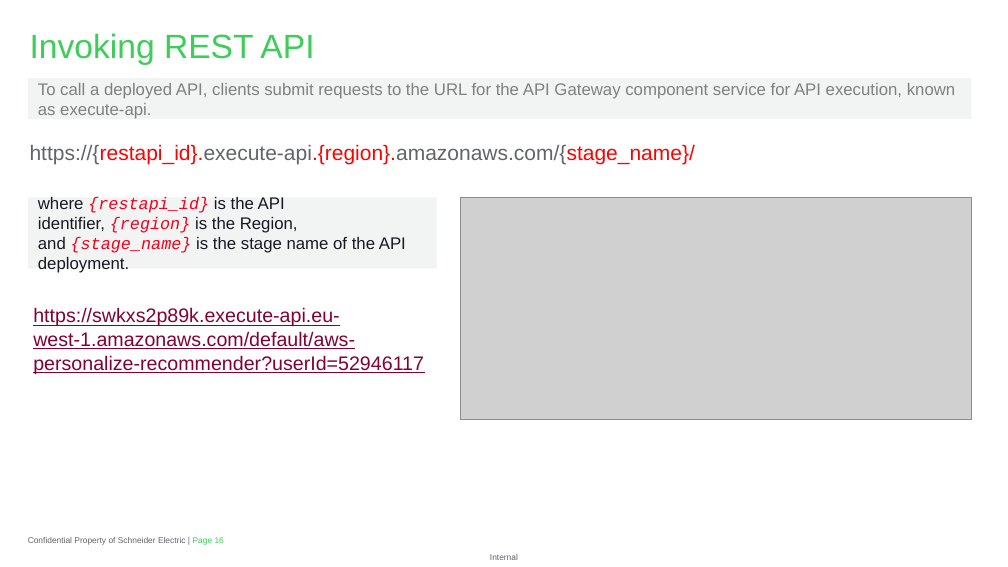
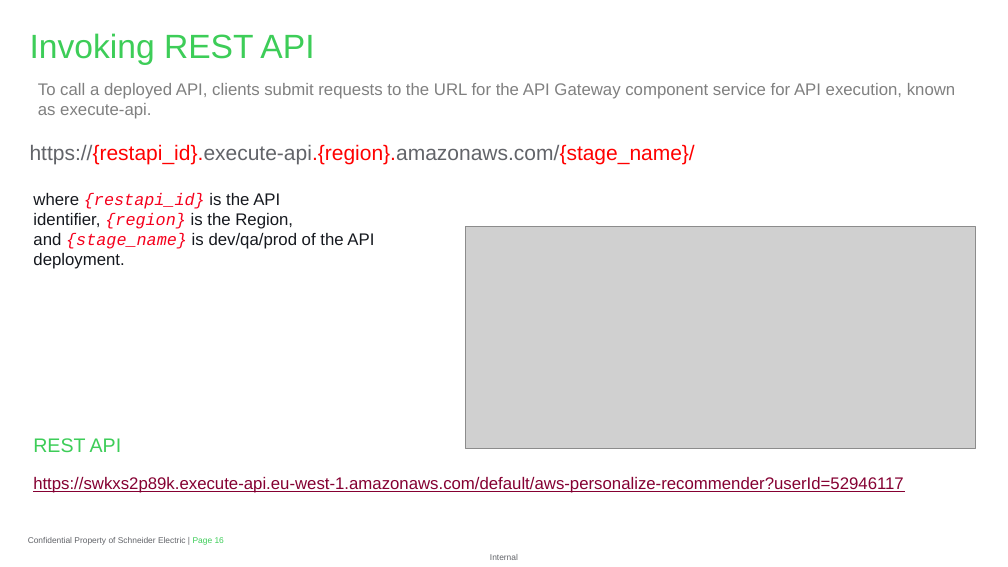
Before and after one commit to ghoshark/Recommender-API-AWS-Personalize, a slide deck: slide 16 of Recommender API with Amazon Personalize.pptx. Drawn at 1008x567 pixels with LibreOffice and Linux fonts; fonts in the diff are those of the drawing; grey boxes stand for pictures; background and template pictures are left out. Boxes give left, top, right and bottom in pixels: in the first picture for what was removed or moved away, otherwise in the second. Text is boxed around its words. In the diff, an @@ line names an element or a change of style, - is before the commit and + after.

```diff
--- a/Recommender API with Amazon Personalize.pptx
+++ b/Recommender API with Amazon Personalize.pptx
@@ text "https://{restapi_id}.execute-api.{region}.amazonaws.com/{sta ..." at [30,144,695,164]: text colour #626469 to #FF0000 in "https://{restapi_id}.execute-api.{region}.amazonaws.com/{sta ..." @@
@@ text "where {restapi_id} is the API ...": place and size @@
-text "where {restapi_id} is the API ..." at [28,198,437,269]
+text "where {restapi_id} is the API ..." at [33,193,374,269]
@@ text "where {restapi_id} is the API ..." at [33,193,374,269]: fill #F2F3F3 to none @@
@@ text at [33,193,374,269]: text changed @@
-where {restapi_id} is the API identifier, {region} is the Region, and {stage_name} is the stage name of the API deployment.
+where {restapi_id} is the API identifier, {region} is the Region, and {stage_name} is dev/qa/prod of the API deployment.
@@ picture: place and size @@
-picture at [461,198,971,419]
+picture at [466,227,976,449]
@@ text added at [33,438,122,452], 14 pt, text #3DCD58 @@
+REST API
@@ text "https://swkxs2p89k.execute-api.eu-west-1.amazonaws.com/defau ...": place and size @@
-text "https://swkxs2p89k.execute-api.eu-west-1.amazonaws.com/defau ..." at [33,307,424,374]
+text "https://swkxs2p89k.execute-api.eu-west-1.amazonaws.com/defau ..." at [33,477,904,493]
@@ text "https://swkxs2p89k.execute-api.eu-west-1.amazonaws.com/defau ..." at [33,477,904,493]: size 14 to 12 pt @@
```
Also in this commit, not shown: 5 other slides changed.
